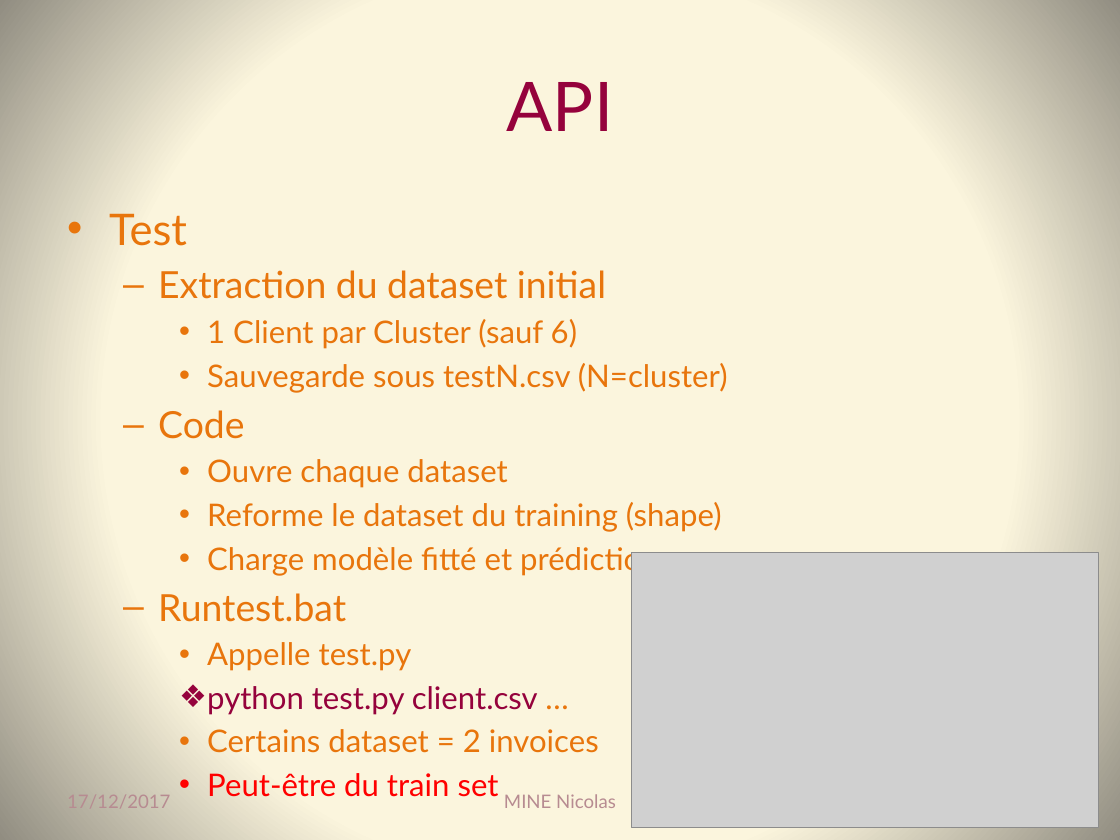
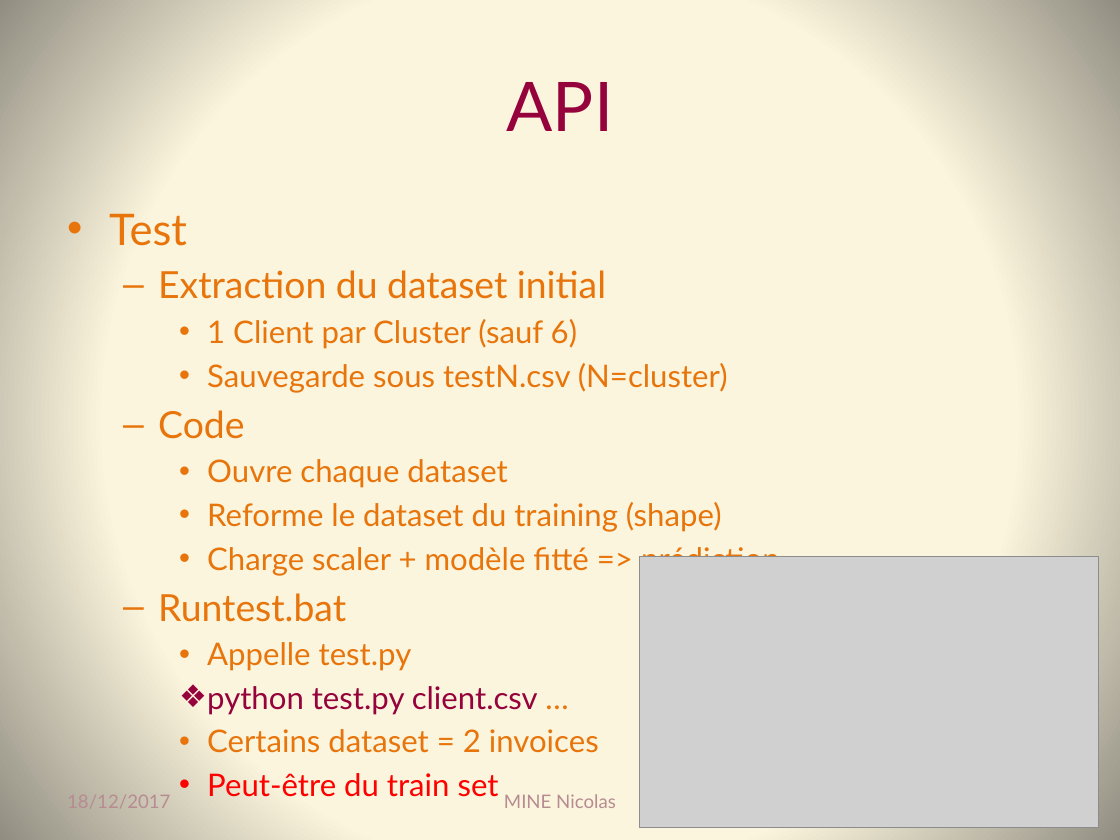
Before and after one commit to Coni63/OC_DS, a slide deck: slide 24 of P5/Presentation_projet_5.pptx. Drawn at 1120x840 pixels with LibreOffice and Linux fonts; fonts in the diff are those of the drawing; grey boxes stand for pictures. Boxes give left, top, right and bottom in pixels: in the first picture for what was removed or moved away, otherwise in the second. Text is boxed around its words. In the diff, an @@ line names an element or a change of style, - is before the commit and + after.

```diff
--- a/P5/Presentation_projet_5.pptx
+++ b/P5/Presentation_projet_5.pptx
@@ text at <box>207,542,780,575</box>: text changed @@
-    • Charge modèle fitté et prédiction
+    • Charge scaler + modèle fitté => prédiction
@@ picture: place and size @@
-picture at <box>632,552,1099,828</box>
+picture at <box>640,557,1099,828</box>
@@ text at <box>67,795,170,808</box>: text changed @@
-17/12/2017
+18/12/2017
```
Also in this commit, not shown: 25 other slides changed.
